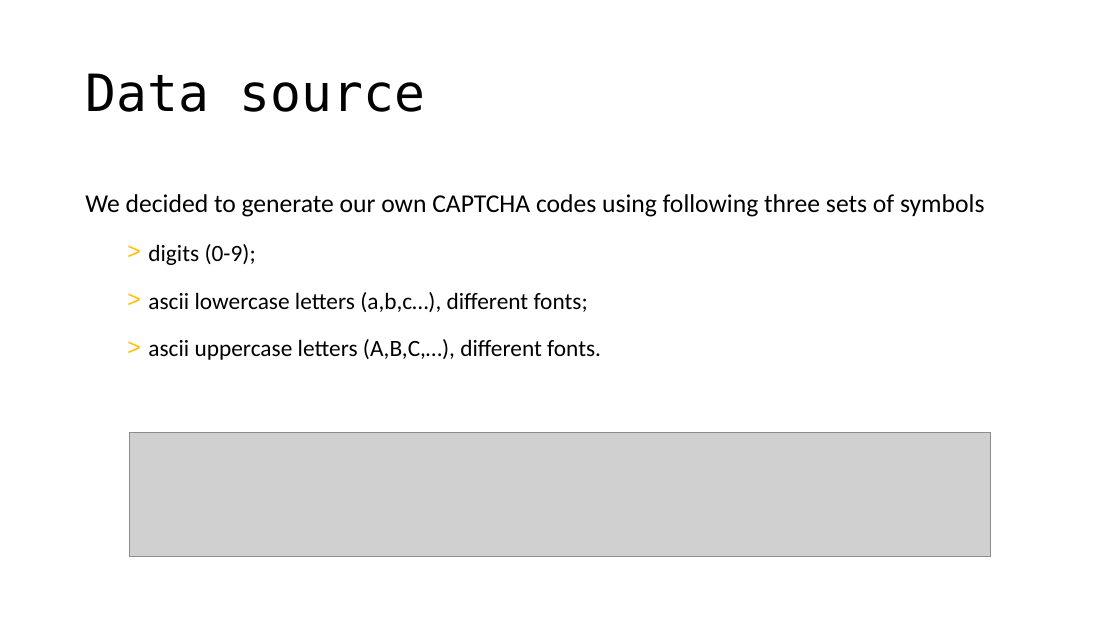
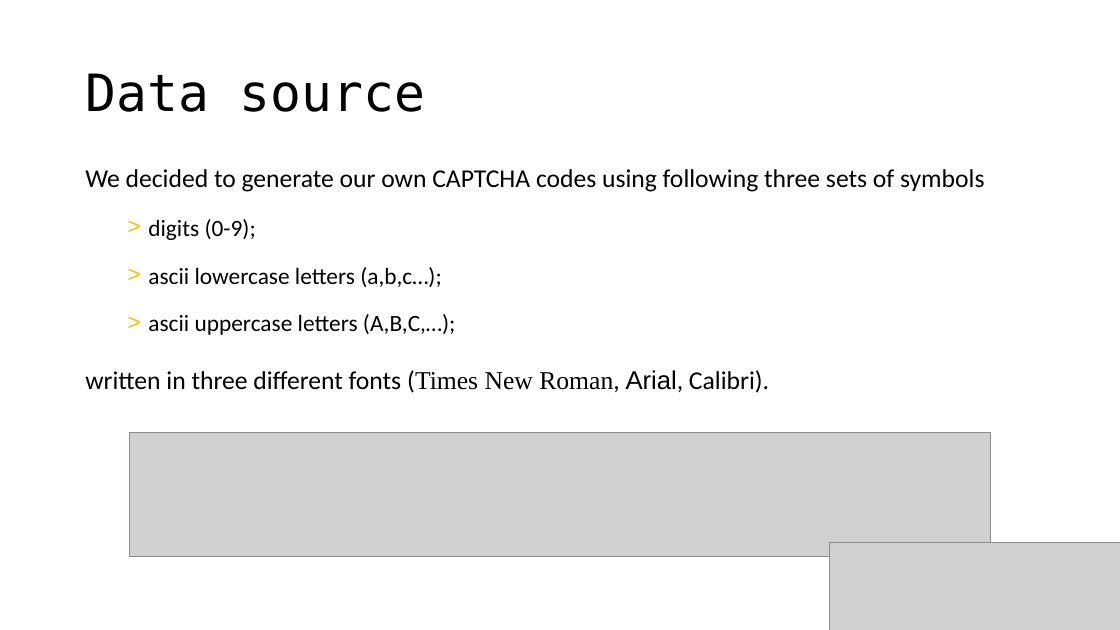
Before and after one commit to Strojove-uceni/final-projects-i_am_not_a_robot, a slide deck: slide 3 of Final_presentation_draft.pptx. Drawn at 1120x630 pixels with LibreOffice and Linux fonts; fonts in the diff are those of the drawing; grey boxes stand for pictures. Boxes give left, top, right and bottom in pixels: in the first picture for what was removed or moved away, otherwise in the second. Text is boxed around its words. In the diff, an @@ line names an element or a change of style, - is before the commit and + after.

Commit message:
updates

```diff
--- a/Final_presentation_draft.pptx
+++ b/Final_presentation_draft.pptx
@@ text "We decided to generate our ...": place and size @@
-text "We decided to generate our ..." at box(85, 194, 984, 360)
+text "We decided to generate our ..." at box(85, 169, 984, 393)
@@ text at box(85, 267, 769, 393): text changed @@
-  > ascii lowercase letters (a,b,c…), different fonts;
-  > ascii uppercase letters (A,B,C,…), different fonts.
+  > ascii lowercase letters (a,b,c…);
+  > ascii uppercase letters (A,B,C,…);
+written in three different fonts (Times New Roman, Arial, Calibri).
@@ picture added at box(829, 543, 1120, 630) @@
```
Also in this commit, not shown: 1 other slide changed, 3 slides added, 1 slide removed.
